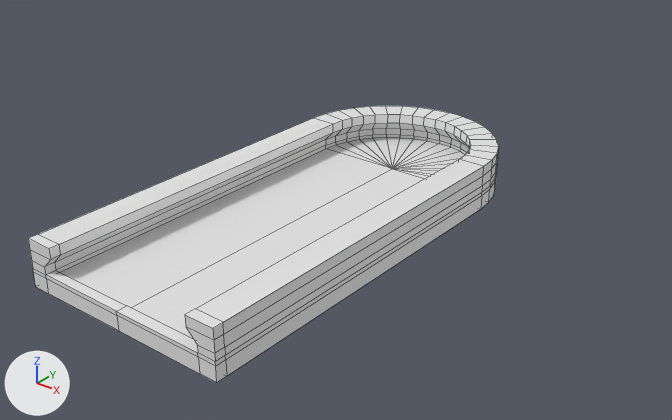
Two versions of the Blender file ttc-tocken-holder.blend, one commit apart.
Camera for both pictures: a 50 mm lens placed at (51.5, -73.8, 40.1), pointed at (-5.3, -2.8, -3.9). The axes (+X, +Y, +Z) are drawn at lower left. The lights are the same throughout. Mesh edges are drawn as thin lines.

The older version as bpy lines, for what is in view:
```python
me_mesh_001 = bpy.data.meshes.new('Mesh.001')
me_mesh_001.from_pydata(...)  # 170 vertices, 150 faces, 1 loose edge; spans x 0.0..10.8, y -10.8..36.5, z 0.0..4.6
ob_mesh = bpy.data.objects.new('Mesh', me_mesh_001)
ob_mesh.location = (0.0, 0.0, 0.0)
ob_mesh.rotation_euler = (0.0, 0.0, -3.142)  # degrees (0, 0, -180)
_m = ob_mesh.modifiers.new('Mirror', 'MIRROR')
_m.merge_threshold = 0.01
```
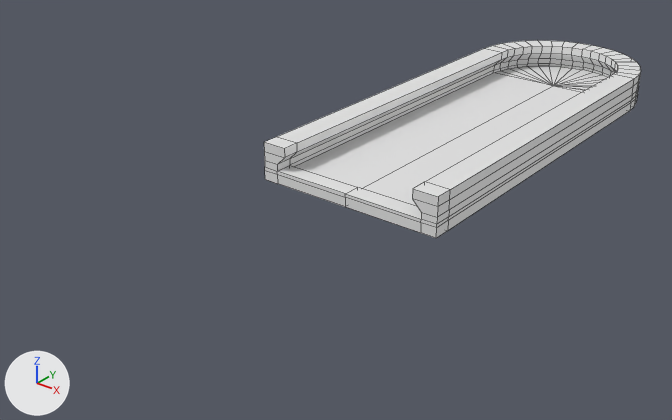
Patch to the scene script:
```diff
--- a/ttc-tocken-holder.blend.py
+++ b/ttc-tocken-holder.blend.py
@@ me_mesh_001 @@
 me_mesh_001.from_pydata(...)  # 170 vertices, 150 faces, 1 loose edge; spans x 0.0..10.8, y -10.8..36.5, z 0.0..4.6
 # used by ob_mesh; location = (0.0, 0.0, 0.0); rotation_euler = (0.0, 0.0, -3.142), in degrees (0, 0, -180)
+# me_mesh_001 part 1: all 110 vertices in x 0.0..10.8, y -10.8..0.0, z 1.4..4.6 are moved by (0.0, 10.0, -0.4)
+# me_mesh_001 part 2: all 30 vertices in x 0.0..10.7, y -10.7..0.0, z 0.0 are moved by (0.0, 10.0, 0.0)
+# me_mesh_001 part 3: all 12 vertices in x 0.0..10.8, y 35.5, z 1.4..4.6 are moved by (0.0, 17.0, -0.4)
+# me_mesh_001 part 4: all 3 vertices in x 0.0..10.7, y 35.5, z 0.0 are moved by (0.0, 17.0, 0.0)
+# me_mesh_001 part 5: all 12 vertices in x 0.0..10.8, y 36.5, z 1.4..4.6 are moved by (0.0, 18.0, -0.4)
+# me_mesh_001 part 6: all 3 vertices in x 0.0..10.7, y 36.5, z 0.0 are moved by (0.0, 18.0, 0.0)
@@ ob_mesh @@
 ob_mesh = bpy.data.objects.new('Mesh', me_mesh_001)
-ob_mesh.location = (0.0, 0.0, 0.0)
+ob_mesh.location = (0.0, 46.53, 0.0)
 ob_mesh.rotation_euler = (0.0, 0.0, -3.142)  # degrees (0, 0, -180)
```

Where the change shows, as pixel boxes (x1, y1, x2, y2) in the pictures (672 x 420 px; the box of a moved part takes in the faces that stretch with it):
'Mesh', reshaped, moved (20% narrower, 28% shorter): before (28, 106, 499, 383); after (264, 40, 641, 238)
part 1 of me_mesh_001, moved or reshaped: before (315, 106, 499, 195); after (485, 40, 641, 102)
part 2 of me_mesh_001, moved or reshaped: before (481, 179, 496, 208); after (630, 94, 638, 110)
part 3 of me_mesh_001, moved or reshaped: before (39, 118, 484, 359); after (277, 48, 634, 220)
part 4 of me_mesh_001, moved or reshaped: before (226, 196, 482, 376); after (448, 103, 631, 230)
part 5 of me_mesh_001, moved or reshaped: before (28, 234, 226, 366); after (264, 137, 450, 228)
part 6 of me_mesh_001, moved or reshaped: before (34, 272, 227, 383); after (265, 170, 448, 238)
